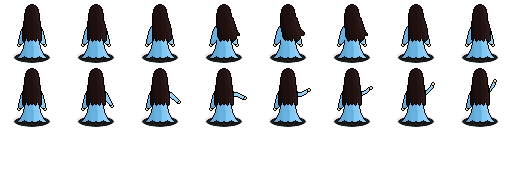
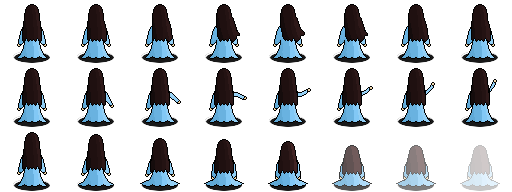
Two versions of the same layered image (512x192). Layer-by-layer changes:
painted on "Background" over [13, 132, 500, 191]
